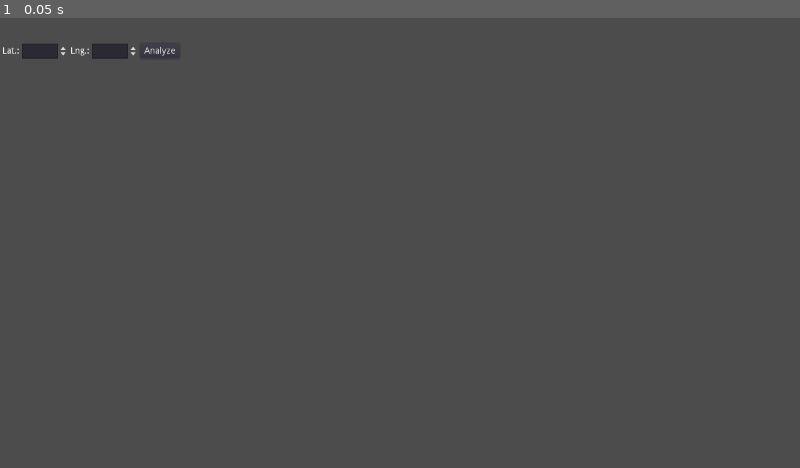
Above: before the commit, frame 1.
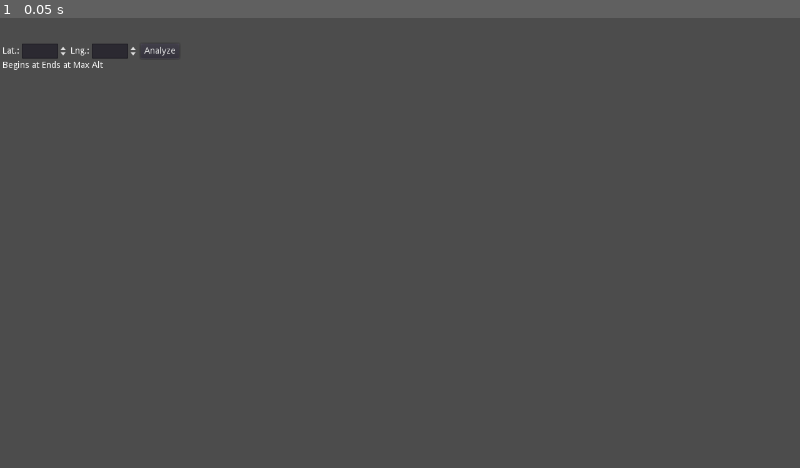
Above: after the commit, the same moment.

Repository: kontiko/Groundtrack
Game: Godot game, scene res://Scenes/Tracking_ctrl.tscn
Same seed, same stepped clock (60 frames per second), same inputs: the game is played once before the commit and once after it. This scene is started directly instead of the project's main scene.
Inputs:
- Up to frame 1 (0.05 s): no input

The runs differ from the first frame. In frame 1, less than 0.1% of the frame differs, in the area x 0-13%, y 9-12%.

Commit message:
some minor bug fixes

Diff:
--- a/Scenes/Main.tscn
+++ b/Scenes/Main.tscn
@@ -54,7 +54,7 @@
 	orbit_3d.set_preview(orbit_conf.pos)
 	var points = orbit_conf.calc_groundpath()
 	$\"%2D_View\".update_orbit(name,orbit_conf.color,points)
-	$HSplitContainer/Left_Organize/TabContainer/Tracking.update_overflight()
+	$\"%Tracking\".update_overflight()
 	$\"%2D_View\".show_satelite(name,orbit_conf.current_pos_2d(),orbit_conf.color)
 
 func orbit_delete(name):
@@ -80,7 +80,7 @@
 	$\"%3d_View\".add_child(mesh)
 	var points = ctrl.calc_groundpath()
 	$\"%2D_View\".update_orbit(ctrl.name,Color.cyan,points)
-	$HSplitContainer/Left_Organize/TabContainer/Tracking.update_overflight()
+	$\"%Tracking\".update_overflight()
 
 
 func _on_Time_Container_time_changed(time):
@@ -298,7 +298,19 @@
 size_flags_vertical = 0
 text = "Add Orbit"
 
-[node name="Tracking" parent="HSplitContainer/Left_Organize/TabContainer" instance=ExtResource( 11 )]
+[node name="ScrollContainer2" type="ScrollContainer" parent="HSplitContainer/Left_Organize/TabContainer"]
+visible = false
+margin_right = 9.0
+margin_bottom = 9.0
+scroll_horizontal_enabled = false
+
+[node name="Tracking" parent="HSplitContainer/Left_Organize/TabContainer/ScrollContainer2" instance=ExtResource( 11 )]
+anchor_right = 0.0
+anchor_bottom = 0.0
+margin_left = 0.0
+margin_top = 0.0
+margin_right = 387.0
+margin_bottom = 38.0
 
 [node name="View_Container" type="VBoxContainer" parent="HSplitContainer"]
 margin_left = 643.0
--- a/Scenes/Tracking_ctrl.tscn
+++ b/Scenes/Tracking_ctrl.tscn
@@ -1,6 +1,7 @@
-[gd_scene load_steps=3 format=2]
+[gd_scene load_steps=4 format=2]
 
 [ext_resource path="res://Scripts/GroundTrack_ctrl.gd" type="Script" id=1]
+[ext_resource path="res://Scenes/overflight_table.tscn" type="PackedScene" id=2]
 [ext_resource path="res://Scenes/SpinBox.tscn" type="PackedScene" id=3]
 
 [node name="Tracking" type="VBoxContainer"]
@@ -49,6 +50,13 @@
 margin_bottom = 24.0
 text = "Analyze"
 
+[node name="overflight_table" parent="." instance=ExtResource( 2 )]
+anchor_right = 0.0
+anchor_bottom = 0.0
+margin_top = 28.0
+margin_right = 1272.0
+margin_bottom = 28.0
+
 [connection signal="value_changed" from="HBoxContainer/Lat_in" to="." method="_on_Lat_in_value_changed"]
 [connection signal="value_changed" from="HBoxContainer/Lng_in" to="." method="_on_Lng_in_value_changed"]
 [connection signal="pressed" from="HBoxContainer/Button" to="." method="_on_Button_pressed"]
--- a/Scenes/overflight_table.tscn
+++ b/Scenes/overflight_table.tscn
@@ -1,10 +1,10 @@
-[gd_scene format=2]
+[gd_scene load_steps=2 format=2]
 
-[node name="Control" type="GridContainer"]
+[ext_resource path="res://Scripts/overflight_table.gd" type="Script" id=1]
+
+[node name="overflight_table" type="GridContainer"]
 anchor_right = 1.0
 anchor_bottom = 1.0
-columns = 4
-
-[node name="CheckBox" type="CheckBox" parent="."]
-margin_right = 24.0
-margin_bottom = 24.0
+size_flags_horizontal = 3
+columns = 3
+script = ExtResource( 1 )
--- a/Scripts/GroundTrack_ctrl.gd
+++ b/Scripts/GroundTrack_ctrl.gd
@@ -1,11 +1,7 @@
 extends VBoxContainer
 
-
-# Declare member variables here. Examples:
-# var a = 2
-# var b = "text"
-var lat = 53.075833/180.0*PI
-var lng = 8.807222/180.0*PI
+var lat = 0.0
+var lng = 0.0
 #maximum angle to zenith at which an overflight gets registered
 var observation_angle = 70
 # Called when the node enters the scene tree for the first time.
@@ -53,7 +49,7 @@
 					current_overflight["end"] = sim_time
 					overflights.append(current_overflight)
 					current_overflight = null
-	print(overflights)
+	$overflight_table.set_table(overflights)
 func calculate_projection(point,time):
 	var dt = fposmod(time-PlanetInfo.solstice_unix_offset,PlanetInfo.period)
 	var sun_angle = 2*PI*dt/PlanetInfo.period
--- a/Scripts/Orbit_control.gd
+++ b/Scripts/Orbit_control.gd
@@ -10,7 +10,7 @@
 var points = PoolVector3Array()
 var mesh
 var Vertices
-var point_count = 7200
+var point_count = 7200*2
 var reference_radius = 6371
 var color = Color.green
 var aop = 0.0
--- /dev/null
+++ b/Scripts/overflight_table.gd
@@ -0,0 +1,43 @@
+extends GridContainer
+
+
+# Declare member variables here. Examples:
+# var a = 2
+# var b = "text"
+
+
+# Called when the node enters the scene tree for the first time.
+func _ready():
+	set_table([])
+
+
+# Called every frame. 'delta' is the elapsed time since the previous frame.
+#func _process(delta):
+#	pass
+
+func set_table(dict_arr):
+	for child in get_children():
+		child.queue_free()
+	var start_label = Label.new()
+	start_label.text = "Begins at"
+	self.add_child(start_label)
+	var end_label = Label.new()
+	end_label.text = "Ends at"
+	self.add_child(end_label)
+	var alt = Label.new()
+	alt.text = "Max Alt"
+	self.add_child(alt)
+	for row in dict_arr:
+		add_row(row)
+func add_row(dict):
+	var start_label = Label.new()
+	start_label.text = Time.get_datetime_string_from_unix_time(dict["start"])
+	self.add_child(start_label)
+	var end_label = Label.new()
+	end_label.text = Time.get_datetime_string_from_unix_time(dict["end"])
+	self.add_child(end_label)
+	var alt = Label.new()
+	alt.text = str(dict["altitude"])
+	self.add_child(alt)
+func goto_time(time):
+	pass
